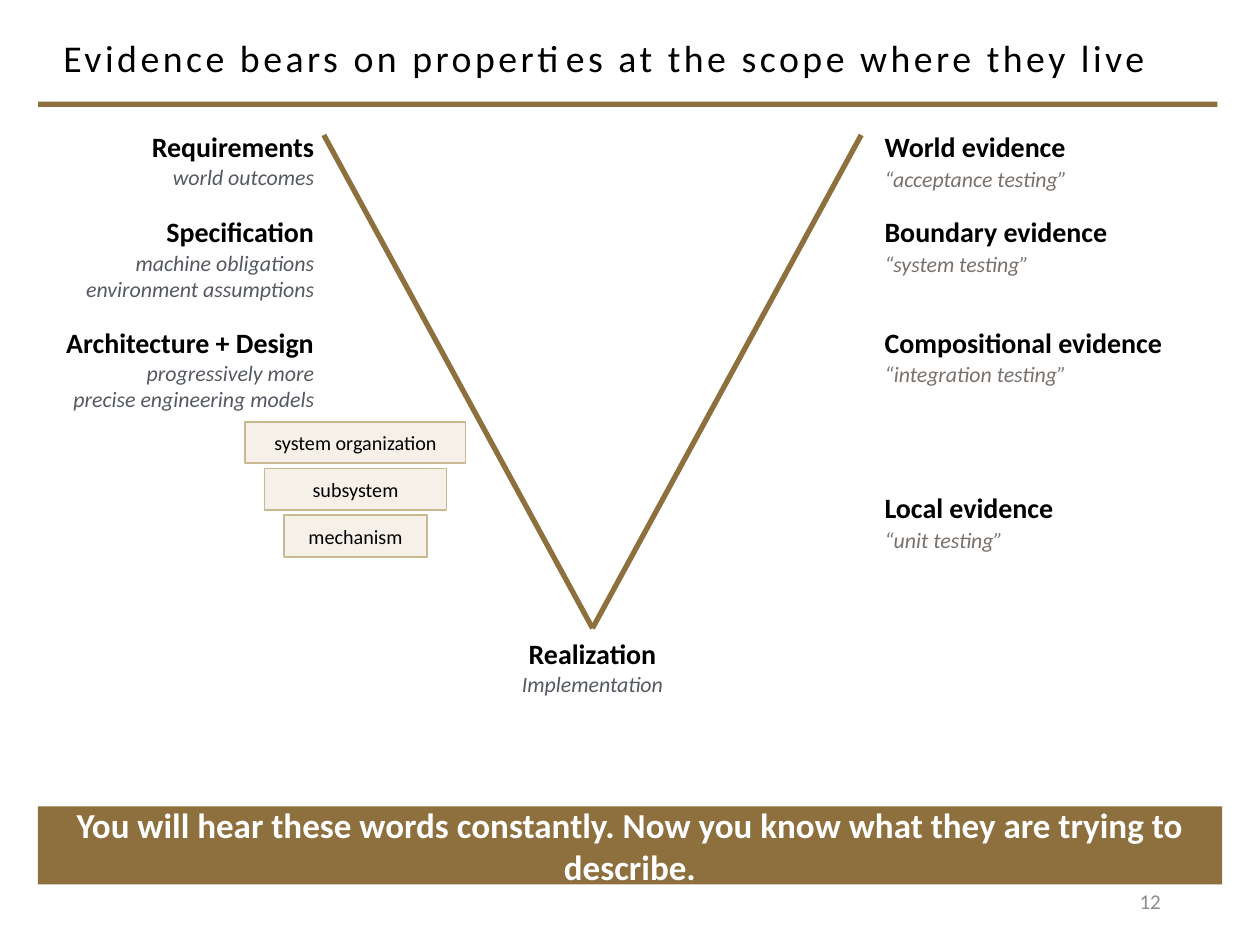
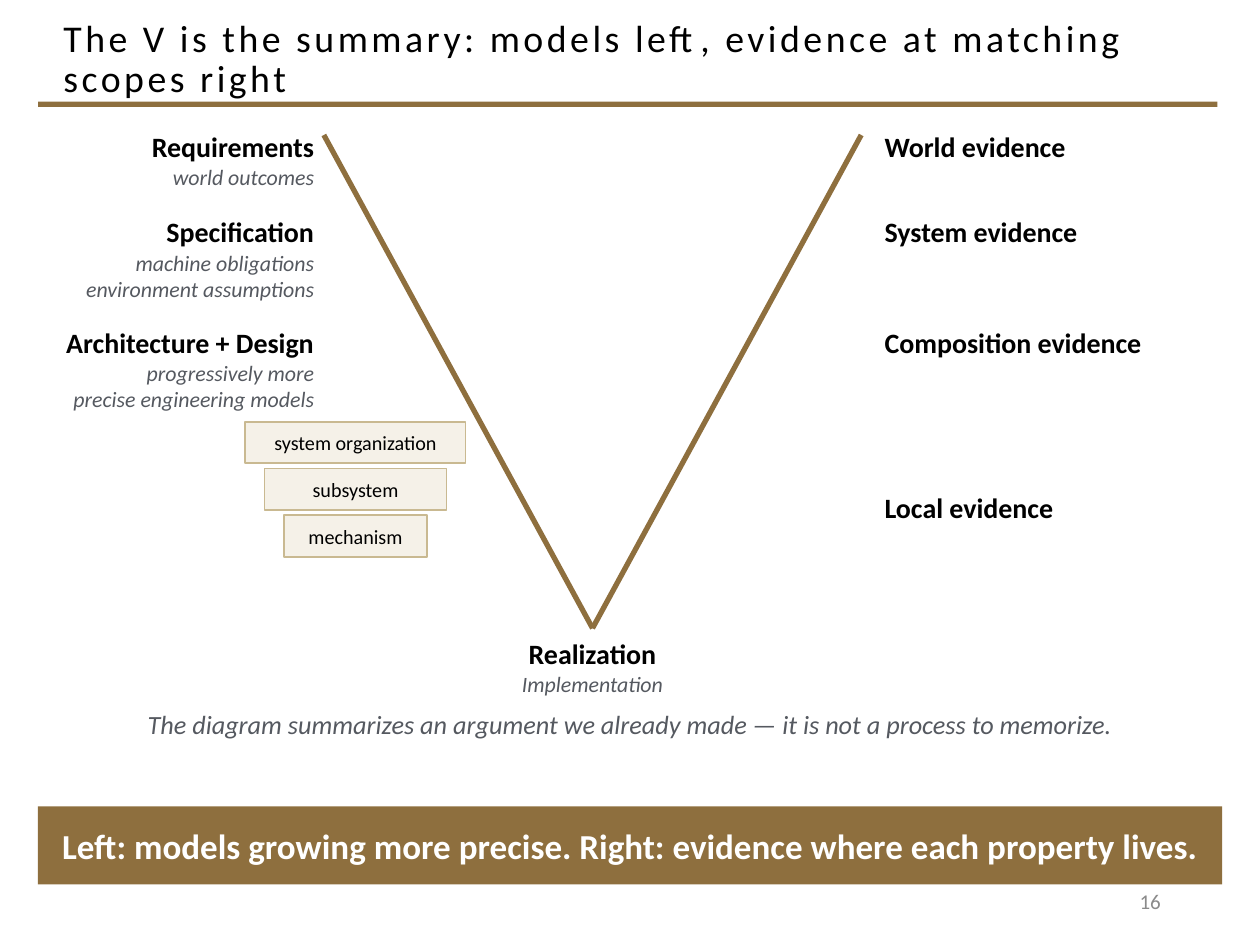
Before and after one commit to davisjam/model-based-agentic-software-engineering, a slide deck: slide 16 of course/lectures/act-1-foundations/08-validation/1-8-Validation.pptx (slide 12 before the commit). Drawn at 1260x945 pixels with LibreOffice and Linux fonts; fonts in the diff are those of the drawing; background and template pictures are left out. Boxes give left, top, right and bottom in pixels: in the first picture for what was removed or moved away, otherwise in the second. Text is boxed around its words. In the diff, an @@ line names an element or a change of style, - is before the commit and + after.

Commit message:
course(validation deck): §1–3 restructure — derive the V from specification, rebuild §3 around four evidence mechanisms

```diff
--- a/course/lectures/act-1-foundations/08-validation/1-8-Validation.pptx
+++ b/course/lectures/act-1-foundations/08-validation/1-8-Validation.pptx
@@ title at (63, 25, 1119, 102): text changed @@
-Evidence bears on properties at the scope where they live
+The V is the summary: models left, evidence at matching scopes right
@@ text removed at (885, 171, 1067, 191) @@
-“acceptance testing”
@@ text at (885, 222, 1078, 247): text changed @@
-Boundary evidence
+System evidence
@@ text removed at (885, 256, 1029, 276) @@
-“system testing”
@@ text at (885, 333, 1142, 358): text changed @@
-Compositional evidence
+Composition evidence
@@ text removed at (885, 366, 1066, 386) @@
-“integration testing”
@@ text removed at (885, 532, 1003, 552) @@
-“unit testing”
@@ text added at (148, 716, 1112, 739), 15 pt, text #555960, italic @@
+The diagram summarizes an argument we already made — it is not a process to memorize.
@@ text in rectangle at (62, 834, 1196, 865): text changed @@
-You will hear these words constantly. Now you know what they are trying to describe.
+Left: models growing more precise. Right: evidence where each property lives.
@@ page number at (1140, 895, 1161, 909): text changed @@
-12
+16
```
Also in this commit, not shown: 14 other slides changed, 13 slides added, 3 slides removed.
